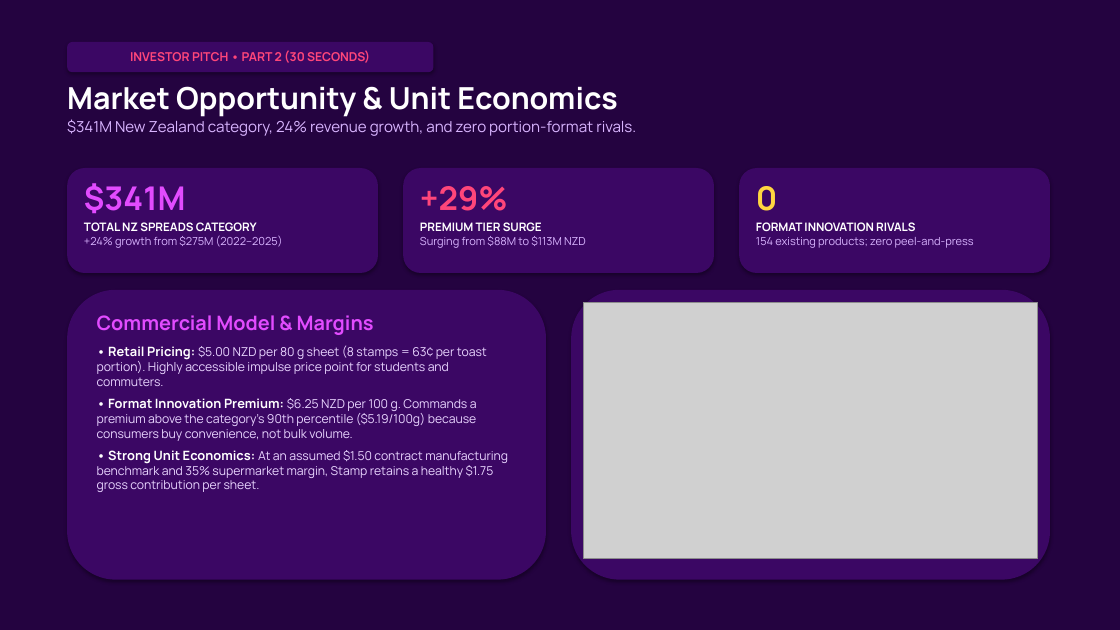
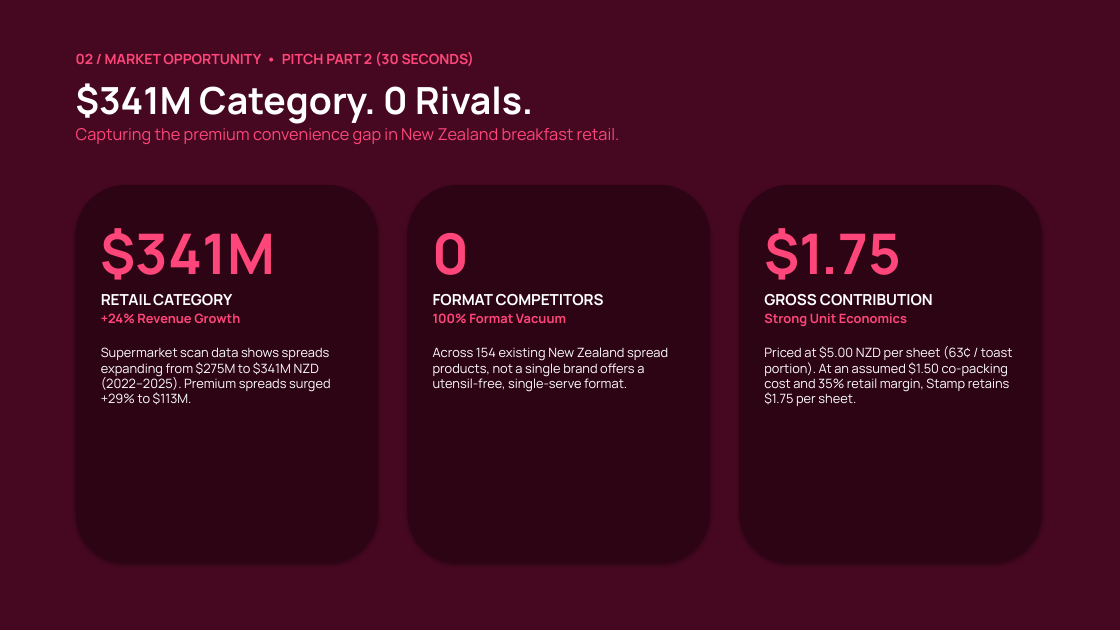
Before and after one commit to JacobCrume/stamp-spreads, a slide deck: slide 3 of presentation/Stamp-pitch.pptx. Drawn at 1120x630 pixels with LibreOffice and Linux fonts; fonts in the diff are those of the drawing; grey boxes stand for pictures. Boxes give left, top, right and bottom in pixels: in the first picture for what was removed or moved away, otherwise in the second. Text is boxed around its words. In the diff, an @@ line names an element or a change of style, - is before the commit and + after.

Commit message:
Declutter slides and enforce 3 colors plus neutral rule across flavour palettes

```diff
--- a/presentation/Stamp-pitch.pptx
+++ b/presentation/Stamp-pitch.pptx
@@ rectangle at (0,0,1120,630): fill #240340 to #460820 @@
@@ text at (76,52,474,66): text changed; size 10.5 to 12 pt @@
-INVESTOR PITCH • PART 2 (30 SECONDS)
+02 / MARKET OPPORTUNITY • PITCH PART 2 (30 SECONDS)
@@ text "02 / MARKET OPPORTUNITY • ...": place and size @@
-text "02 / MARKET OPPORTUNITY • ..." at (67,42,434,72)
+text "02 / MARKET OPPORTUNITY • ..." at (76,52,474,66)
@@ text "02 / MARKET OPPORTUNITY • ..." at (76,52,474,66): vertical alignment middle to top; fill #3B0764 to none; shadow off @@
@@ text at (76,83,620,144): text changed; size 13 to 14 pt; text colour #D8B4FE to #FF467A @@
-Market Opportunity & Unit Economics
-$341M New Zealand category, 24% revenue growth, and zero portion-format rivals.
+$341M Category. 0 Rivals.
+Capturing the premium convenience gap in New Zealand breakfast retail.
@@ rounded rectangle: place and size @@
-rounded rectangle at (67,168,378,273)
+rounded rectangle at (76,185,378,563)
@@ rounded rectangle: place and size @@
-rounded rectangle at (403,168,714,273)
+rounded rectangle at (408,185,710,563)
@@ text removed at (420,186,586,248) @@
-+29%
-PREMIUM TIER SURGE
-Surging from $88M to $113M NZD
@@ fill #3B0764 to #2D0414 in 3 elements at (76,185,378,563), (408,185,710,563), (739,185,1042,563) @@
@@ rounded rectangle: place and size @@
-rounded rectangle at (739,168,1050,273)
+rounded rectangle at (739,185,1042,563)
@@ text at (101,228,275,280): size 28 to 48 pt, text colour #E24BFF to #FF467A in "$341M"; more space between paragraphs @@
@@ text "$341M": place and size @@
-text "$341M" at (84,183,283,248)
+text "$341M" at (101,228,331,405)
@@ text added at (433,233,668,392), 11 pt, text #FFFFFF @@
+0
+FORMAT COMPETITORS
+100% Format Vacuum
+Across 154 existing New Zealand spread products, not a single brand offers a utensil-free, single-serve format.
@@ text at (764,228,1013,406): text changed; size 9.5 to 11 pt; text colour #D8B4FE to #FFFFFF @@
-0
-FORMAT INNOVATION RIVALS
-154 existing products; zero peel-and-press
+$1.75
+GROSS CONTRIBUTION
+Strong Unit Economics
+Priced at $5.00 NZD per sheet (63¢ / toast portion). At an assumed $1.50 co-packing cost and 35% retail margin, Stamp retains $1.75 per sheet.
@@ rounded rectangle removed at (67,290,546,580) @@
@@ rounded rectangle removed at (571,290,1050,580) @@
@@ text removed at (97,315,508,492) @@
-Commercial Model & Margins
-• Retail Pricing: $5.00 NZD per 80 g sheet (8 stamps = 63¢ per toast portion). Highly accessible impulse price point for students and commuters.
-• Format Innovation Premium: $6.25 NZD per 100 g. Commands a premium above the category's 90th percentile ($5.19/100g) because consumers buy convenience, not bulk volume.
-• Strong Unit Economics: At an assumed $1.50 contract manufacturing benchmark and 35% supermarket margin, Stamp retains a healthy $1.75 gross contribution per sheet.
@@ text at (101,313,331,405): text changed; size 9.5 to 11 pt; text colour #D8B4FE to #FFFFFF @@
-TOTAL NZ SPREADS CATEGORY
-+24% growth from $275M (2022–2025)
+RETAIL CATEGORY
++24% Revenue Growth
+Supermarket scan data shows spreads expanding from $275M to $341M NZD (2022–2025). Premium spreads surged +29% to $113M.
@@ picture removed at (584,302,1038,559) @@
```
Also in this commit, not shown: 3 other slides changed, 1 slide added, 1 slide removed, 1 other file.
